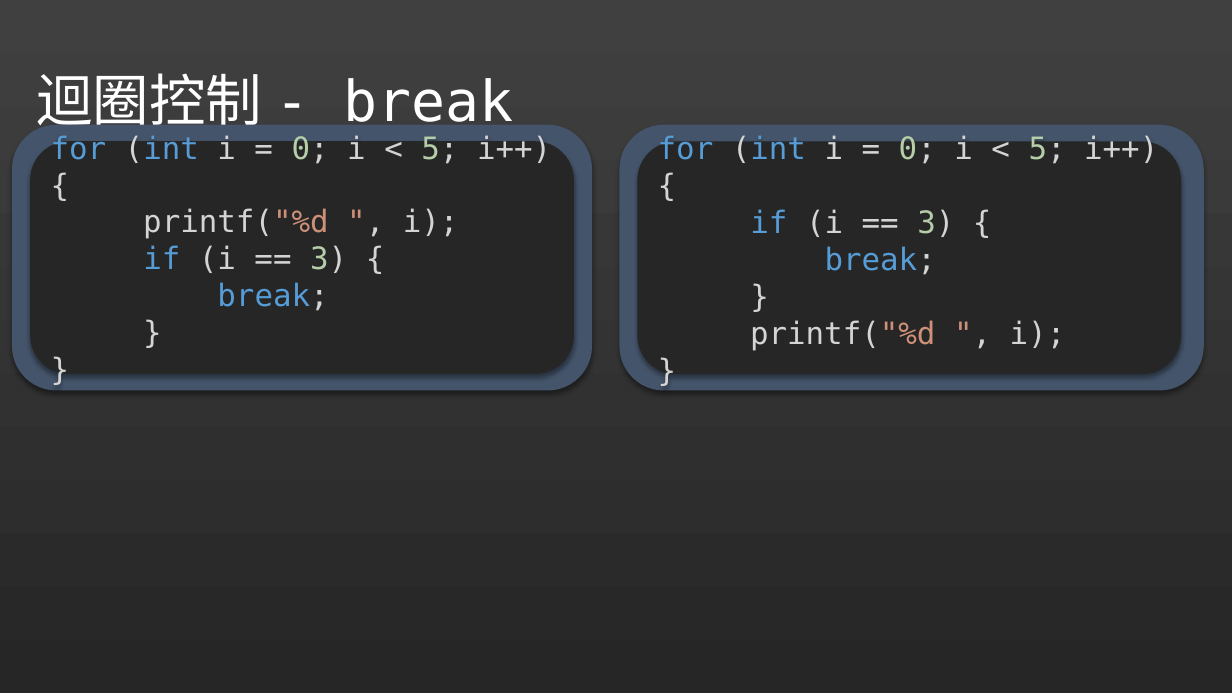
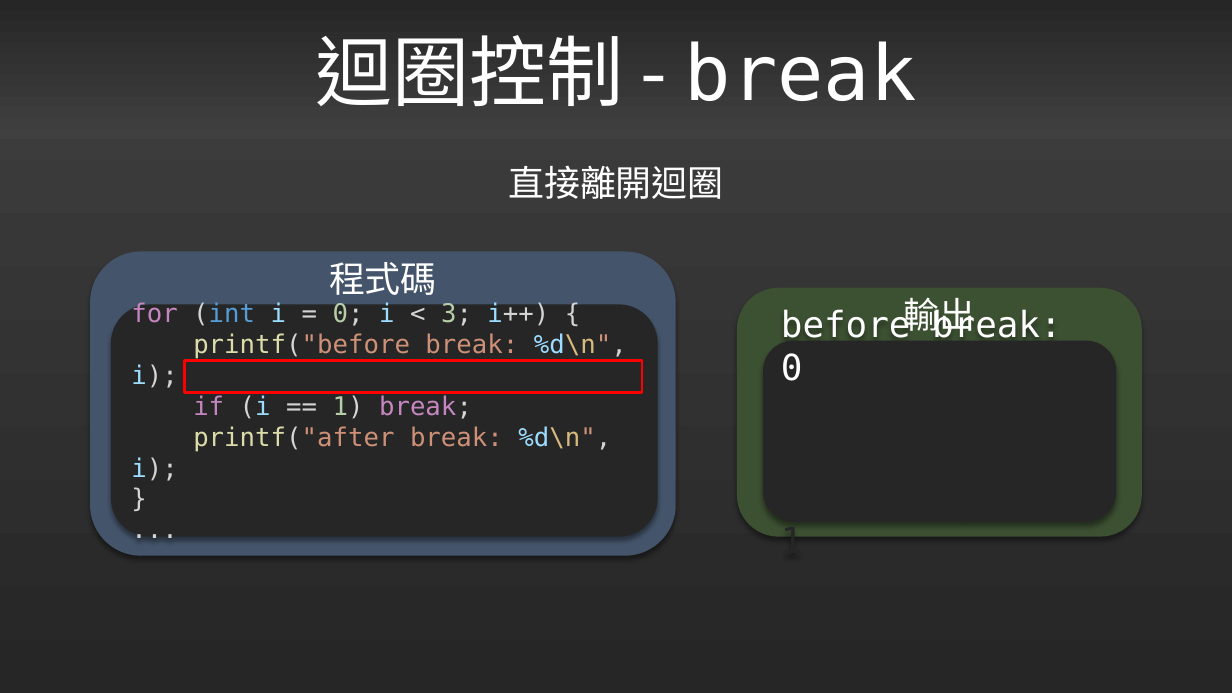
Before and after one commit to liuutin9/liuutin9.github.io, a slide deck: slide 102 of Shared-Files/電機營C語言Day2.pptx (slide 99 before the commit). Drawn at 1232x693 pixels with LibreOffice and Linux fonts; fonts in the diff are those of the drawing. Boxes give left, top, right and bottom in pixels: in the first picture for what was removed or moved away, otherwise in the second. Text is boxed around its words. In the diff, an @@ line names an element or a change of style, - is before the commit and + after.

```diff
--- a/Shared-Files/電機營C語言Day2.pptx
+++ b/Shared-Files/電機營C語言Day2.pptx
@@ text "迴圈控制 - break": place and size @@
-text "迴圈控制 - break" at (37, 73, 513, 136)
+text "迴圈控制 - break" at (316, 35, 917, 106)
@@ text "迴圈控制 - break" at (316, 35, 917, 106): size 44 to 60 pt; font Arial to Noto Sans CJK SC in "迴圈控制"; font DejaVu Sans Mono to Noto Sans CJK SC in "-"; alignment left to centre; line spacing 0.9 to 1 @@
@@ rounded rectangle removed at (619, 125, 1203, 391) @@
@@ rounded rectangle removed at (638, 141, 1182, 374) @@
-for (int i = 0; i < 5; i++) {
-if (i == 3) {
-break;
-}
-printf("%d ", i);
-}
@@ text added at (508, 165, 723, 199), 28 pt, text #FFFFFF @@
+直接離開迴圈
@@ rounded rectangle: place and size @@
-rounded rectangle at (12, 125, 592, 391)
+rounded rectangle at (91, 251, 677, 555)
@@ text added at (329, 262, 437, 295), 28 pt, text #FFFFFF @@
+程式碼
@@ rounded rectangle added at (738, 287, 1142, 536), fill #3C5032 @@
@@ text added at (904, 297, 976, 338), 28 pt, text #FFFFFF @@
+輸出
@@ text in rounded rectangle at (111, 304, 658, 536): text changed; size 24 to 20 pt @@
-}
+...
@@ rounded rectangle "for (int i = 0; ...": place and size @@
-rounded rectangle "for (int i = 0; ..." at (30, 141, 575, 374)
+rounded rectangle "for (int i = 0; ..." at (111, 304, 658, 536)
@@ rounded rectangle "for (int i = 0; ..." at (111, 304, 658, 536): size 24 to 20 pt in "}" @@
@@ text in rounded rectangle at (131, 302, 627, 481): text changed; size 24 to 20 pt; text colour #D4D4D4 to #CE9178 @@
-for (int i = 0; i < 5; i++) {
-printf("%d ", i);
-if (i == 3) {
-break;
+for (int i = 0; i < 3; i++) {
+printf("before break: %d\n", i);
+if (i == 1) break;
+printf("after break: %d\n", i);
@@ rounded rectangle added at (763, 341, 1116, 522), fill #262626, 28 pt, text #262626 @@
+before break: 0
+after break: 0
+before break: 1
@@ rectangle added at (185, 360, 642, 393), outline #FF0000 2 pt @@
```
Also in this commit, not shown: 29 other slides changed, 24 slides added, 15 slides removed.
